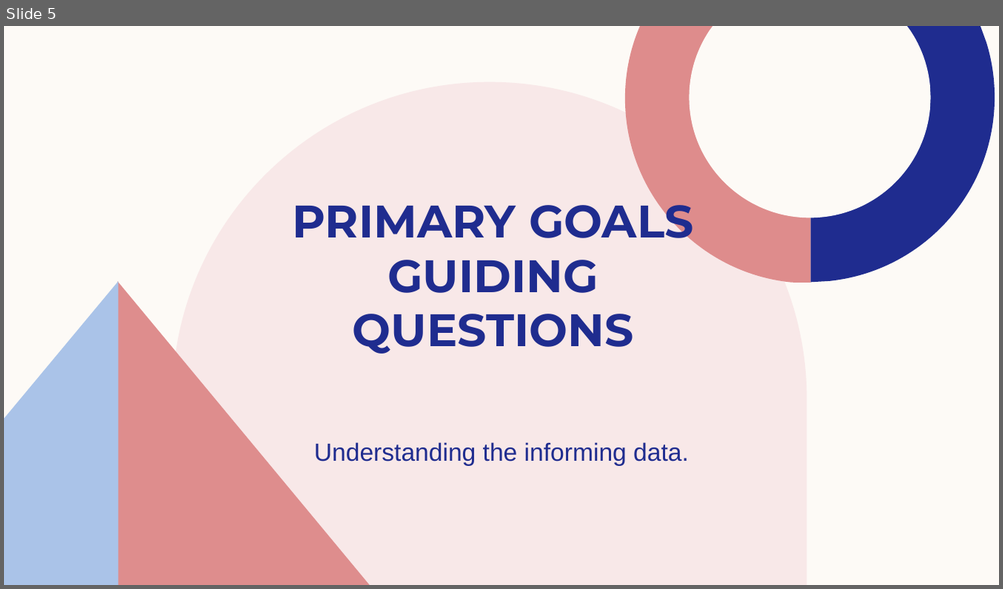
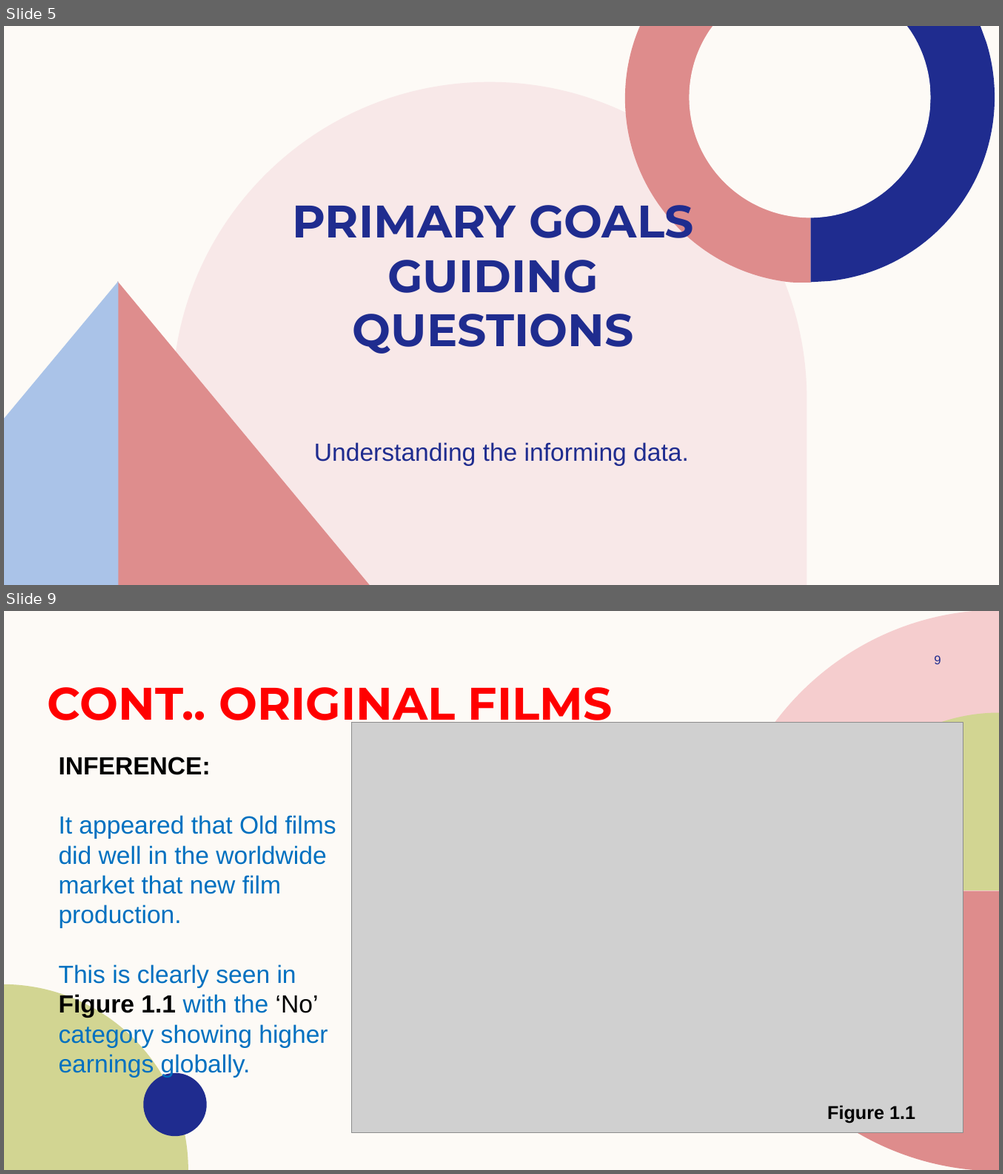
Before and after one commit to rurigi-waweru/dsc-waweru-phase-one-project, a slide deck: Presentation (MICROSOFT STUDIO).pptx. Shown one above the other, each under a label of ours: slide 5 before the commit, slides 5 and 9 after it; the slides between them are not shown. The pictures are 1003x589 and 1003x1174 pixels, drawn with LibreOffice and Linux fonts; fonts in the diff are those of the drawing; grey boxes stand for pictures; background and template pictures are left out. Boxes give left, top, right and bottom in pixels: in the first picture for what was removed or moved away, otherwise in the second. Text is boxed around its words. In the diff, an @@ line names an element or a change of style, - is before the commit and + after.

```diff
--- a/Presentation (MICROSOFT STUDIO).pptx
+++ b/Presentation (MICROSOFT STUDIO).pptx
@@ slide 9 added at box(4, 611, 999, 1170), background #FDFAF6 @@
@@ freeform shape added at box(719, 611, 999, 891), fill #F5CDCE @@
@@ page number added at box(933, 655, 940, 664), 12 pt, text #1F2C8F @@
+9
@@ title added at box(47, 687, 612, 731), 44 pt, text #FF0000, bold @@
+CONT.. ORIGINAL FILMS
@@ freeform shape added at box(819, 712, 999, 891), fill #D2D592 @@
@@ picture added at box(351, 722, 963, 1133) @@
@@ text added at box(59, 757, 336, 1078), 24 pt, text #0070C0 @@
+INFERENCE:
+It appeared that Old films did well in the worldwide market that new film production.
+This is clearly seen in Figure 1.1 with the ‘No’ category showing higher earnings globally.
@@ freeform shape added at box(719, 891, 999, 1170), fill #DE8C8C @@
@@ freeform shape added at box(4, 985, 188, 1170), fill #D2D592 @@
@@ freeform shape added at box(144, 1073, 207, 1137), fill #1F2C8F @@
@@ text added at box(827, 1105, 915, 1123), 18 pt, text #000000, bold @@
+Figure 1.1
```
Also in this commit, not shown: 4 slides changed, 8 other slides added, 4 slides removed, 22 other files.
